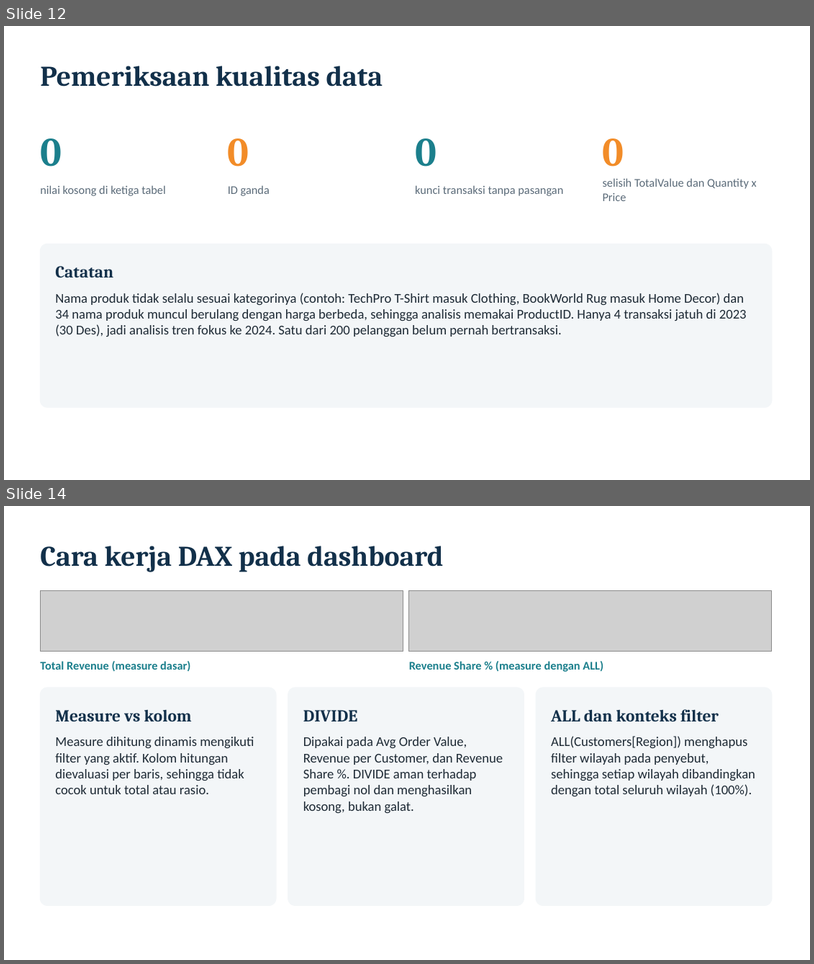
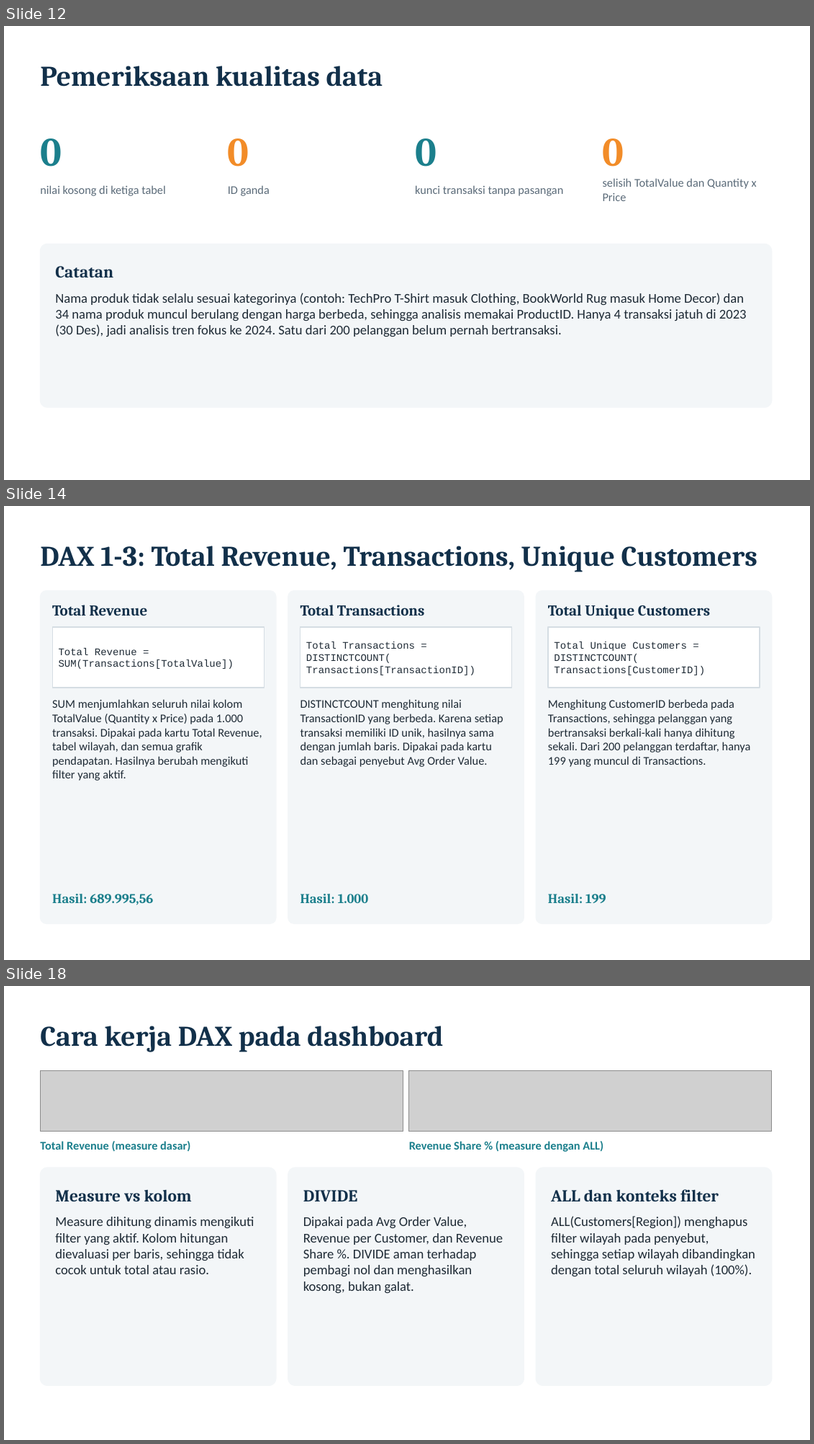
Before and after one commit to farhansech/EXACOUNT, a slide deck: output/EverMart_UTS_BDASC.pptx. Shown one above the other, each under a label of ours: slides 12 and 14 before the commit, slides 12, 14 and 18 after it; the slides between them are not shown. The pictures are 814x964 and 814x1444 pixels, drawn with LibreOffice and Linux fonts; fonts in the diff are those of the drawing; grey boxes stand for pictures. Boxes give left, top, right and bottom in pixels: in the first picture for what was removed or moved away, otherwise in the second. Text is boxed around its words. In the diff, an @@ line names an element or a change of style, - is before the commit and + after.

```diff
--- a/output/EverMart_UTS_BDASC.pptx
+++ b/output/EverMart_UTS_BDASC.pptx
@@ slide 14 added at [4, 506, 810, 960], background #FFFFFF @@
@@ text added at [40, 546, 758, 572], 34 pt, text #12304A, bold @@
+DAX 1-3: Total Revenue, Transactions, Unique Customers
@@ rounded rectangle added at [40, 591, 276, 924], fill #F3F6F8, outline #F3F6F8 1 pt @@
@@ rounded rectangle added at [288, 591, 525, 924], fill #F3F6F8, outline #F3F6F8 1 pt @@
@@ rounded rectangle added at [536, 591, 772, 924], fill #F3F6F8, outline #F3F6F8 1 pt @@
@@ text added at [52, 605, 148, 615], 18 pt, text #12304A, bold @@
+Total Revenue
@@ text added at [301, 605, 425, 615], 18 pt, text #12304A, bold @@
+Total Transactions
@@ text added at [548, 605, 710, 619], 18 pt, text #12304A, bold @@
+Total Unique Customers
@@ rectangle added at [52, 627, 264, 687], fill #FFFFFF, outline #D5DDE3 1 pt @@
@@ rectangle added at [301, 627, 512, 687], fill #FFFFFF, outline #D5DDE3 1 pt @@
@@ rectangle added at [548, 627, 760, 687], fill #FFFFFF, outline #D5DDE3 1 pt @@
@@ text added at [59, 648, 234, 669], 12 pt, text #1E2A35 @@
+Total Revenue =
+SUM(Transactions[TotalValue])
@@ text added at [306, 641, 476, 675], 12 pt, text #1E2A35 @@
+Total Transactions =
+DISTINCTCOUNT(
+Transactions[TransactionID])
@@ text added at [554, 641, 705, 675], 12 pt, text #1E2A35 @@
+Total Unique Customers =
+DISTINCTCOUNT(
+Transactions[CustomerID])
@@ text added at [52, 699, 262, 780], 14 pt, text #1E2A35 @@
+SUM menjumlahkan seluruh nilai kolom TotalValue (Quantity x Price) pada 1.000 transaksi. Dipakai pada kartu Total Revenue, tabel wilayah, dan semua grafik pendapatan. Hasilnya berubah mengikuti filter yang aktif.
@@ text added at [301, 699, 504, 767], 14 pt, text #1E2A35 @@
+DISTINCTCOUNT menghitung nilai TransactionID yang berbeda. Karena setiap transaksi memiliki ID unik, hasilnya sama dengan jumlah baris. Dipakai pada kartu dan sebagai penyebut Avg Order Value.
@@ text added at [548, 699, 751, 767], 14 pt, text #1E2A35 @@
+Menghitung CustomerID berbeda pada Transactions, sehingga pelanggan yang bertransaksi berkali-kali hanya dihitung sekali. Dari 200 pelanggan terdaftar, hanya 199 yang muncul di Transactions.
@@ text added at [52, 893, 153, 905], 16 pt, text #1B7F8C, bold @@
+Hasil: 689.995,56
@@ text added at [301, 893, 369, 903], 16 pt, text #1B7F8C, bold @@
+Hasil: 1.000
@@ text added at [548, 893, 606, 903], 16 pt, text #1B7F8C, bold @@
+Hasil: 199
@@ what was slide 14 is now slide 18 @@
```
Also in this commit, not shown: 7 slides changed, 4 other slides added, 1 slide removed.
